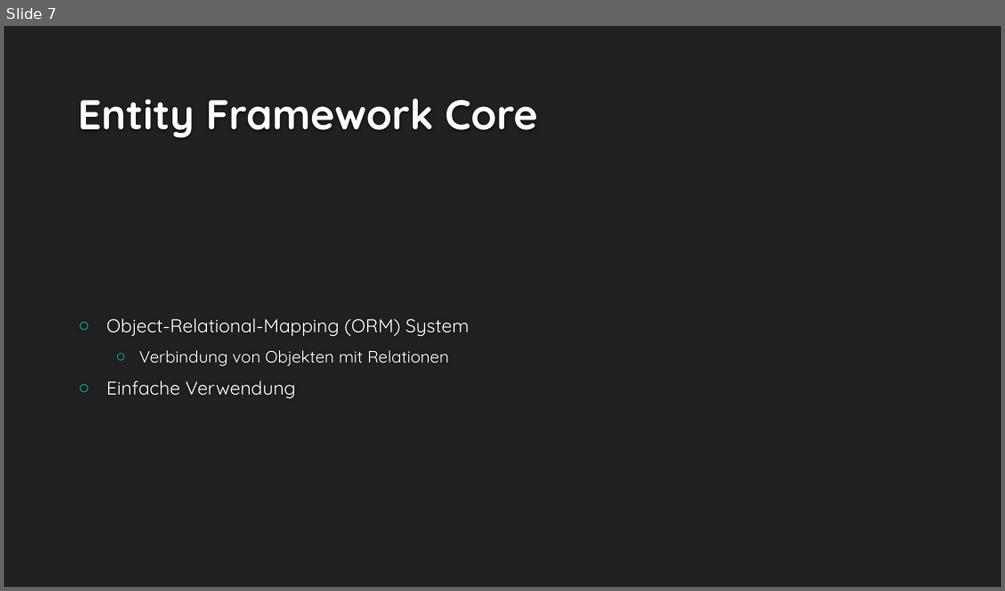
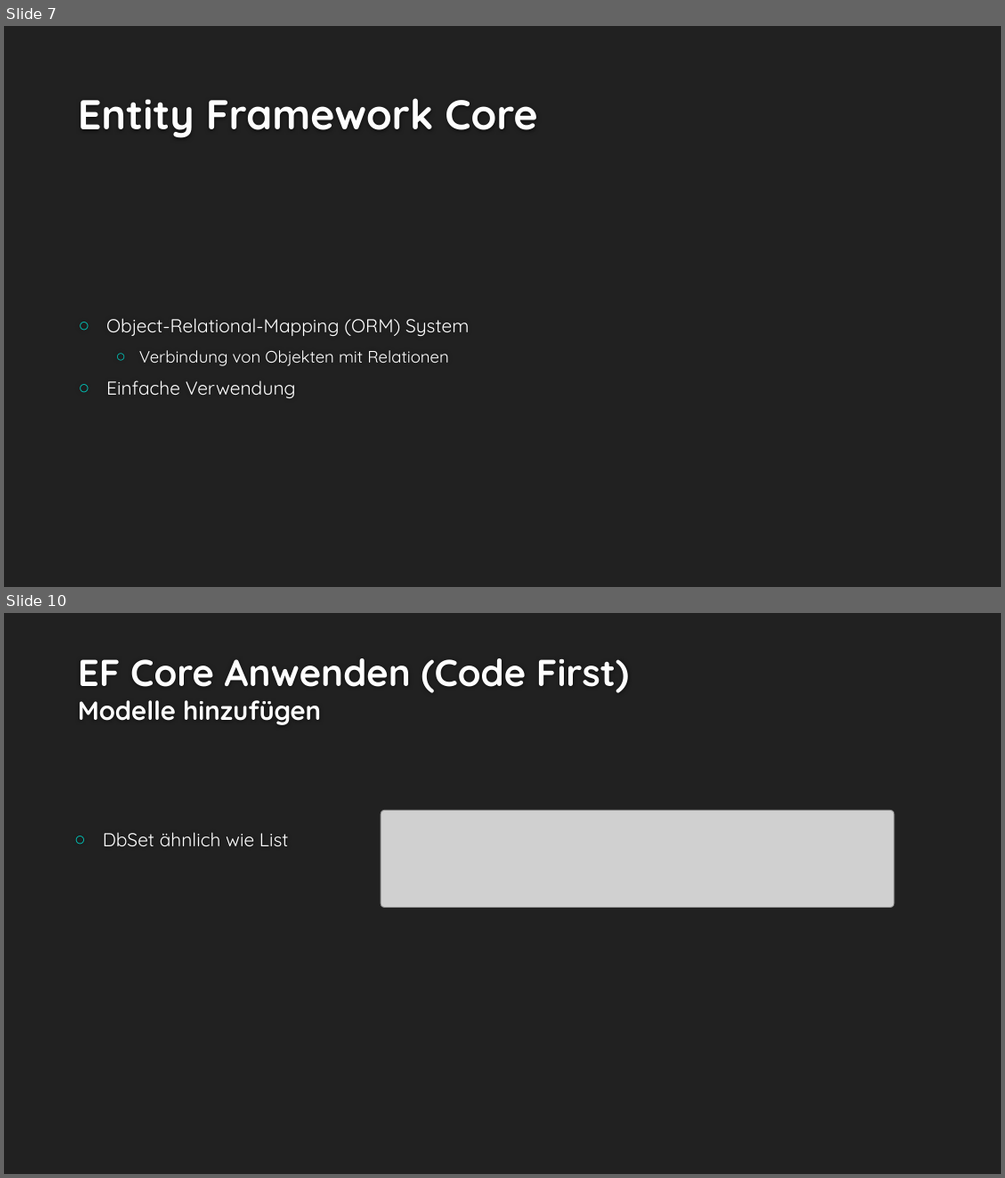
Before and after one commit to MarioCake/AS_Abgaben, a slide deck: Projekt/Präsentation/Cookie Clicker.pptx. Shown one above the other, each under a label of ours: slide 7 before the commit, slides 7 and 10 after it; the slides between them are not shown. The pictures are 1005x591 and 1005x1178 pixels, drawn with LibreOffice and Linux fonts; fonts in the diff are those of the drawing; grey boxes stand for pictures; background and template pictures are left out. Boxes give left, top, right and bottom in pixels: in the first picture for what was removed or moved away, otherwise in the second. Text is boxed around its words. In the diff, an @@ line names an element or a change of style, - is before the commit and + after.

```diff
--- a/Projekt/Präsentation/Cookie Clicker.pptx
+++ b/Projekt/Präsentation/Cookie Clicker.pptx
@@ slide 10 added at <box>4,613,1001,1174</box>, background #212121 @@
@@ title added at <box>78,658,629,725</box>, 36 pt, text #FEFEFE, bold @@
+EF Core Anwenden (Code First)
+Modelle hinzufügen
@@ picture added at <box>380,811,894,908</box> @@
@@ text added at <box>103,832,289,846</box>, 18 pt, text #FFFFFF @@
+○ DbSet ähnlich wie List
```
Also in this commit, not shown: 5 slides changed, 11 other slides added.
